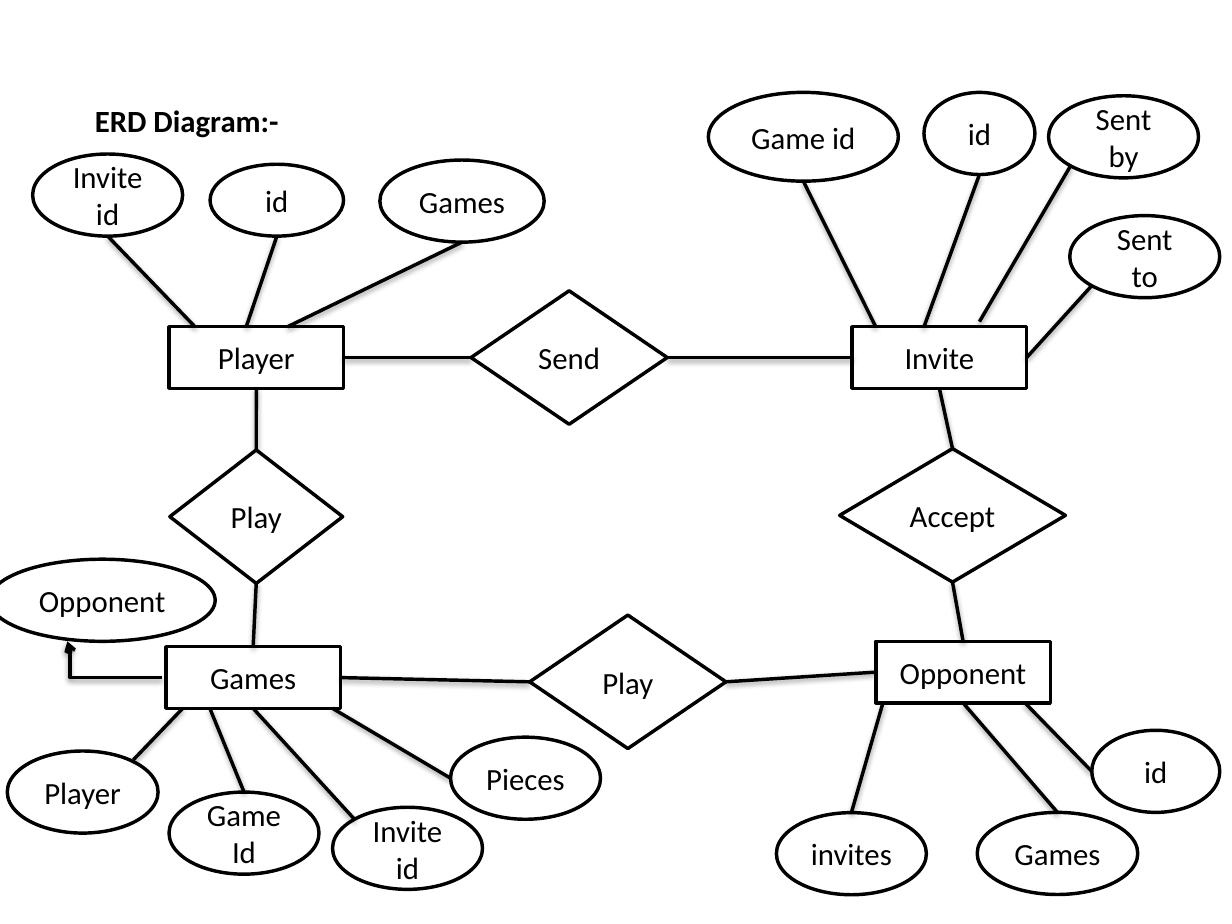
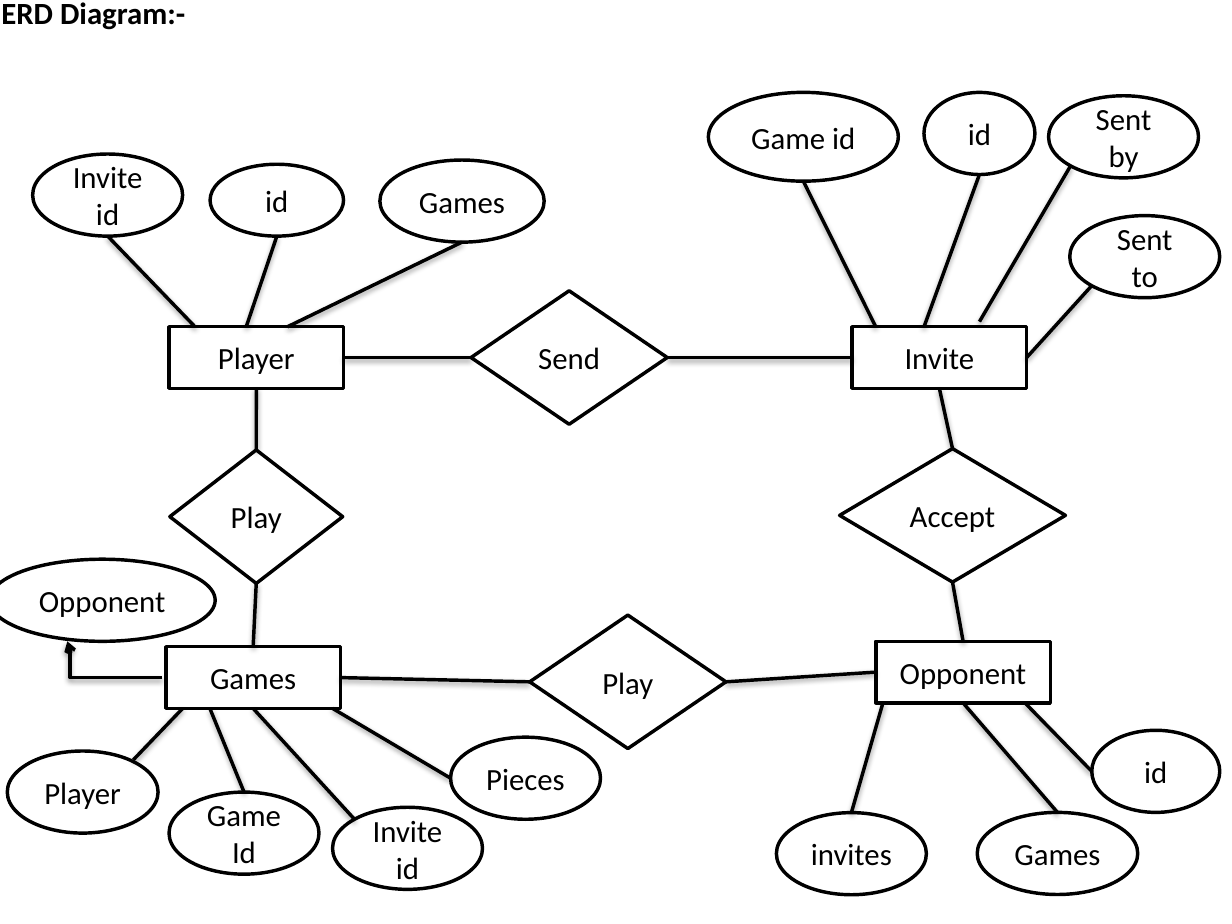
Before and after one commit to akshaydongaregit/OnlineChess, a slide deck: slide 5 of docs/Presentation-chess.pptx. Drawn at 1232x924 pixels with LibreOffice and Linux fonts; fonts in the diff are those of the drawing. Boxes give left, top, right and bottom in pixels: in the first picture for what was removed or moved away, otherwise in the second. Text is boxed around its words. In the diff, an @@ line names an element or a change of style, - is before the commit and + after.

```diff
--- a/docs/Presentation-chess.pptx
+++ b/docs/Presentation-chess.pptx
@@ text "ERD Diagram:-" moved from (x1=95, y1=110, x2=278, y2=138) to (x1=1, y1=2, x2=185, y2=30) @@
```
Also in this commit, not shown: 3 other slides changed, 4 other files.
